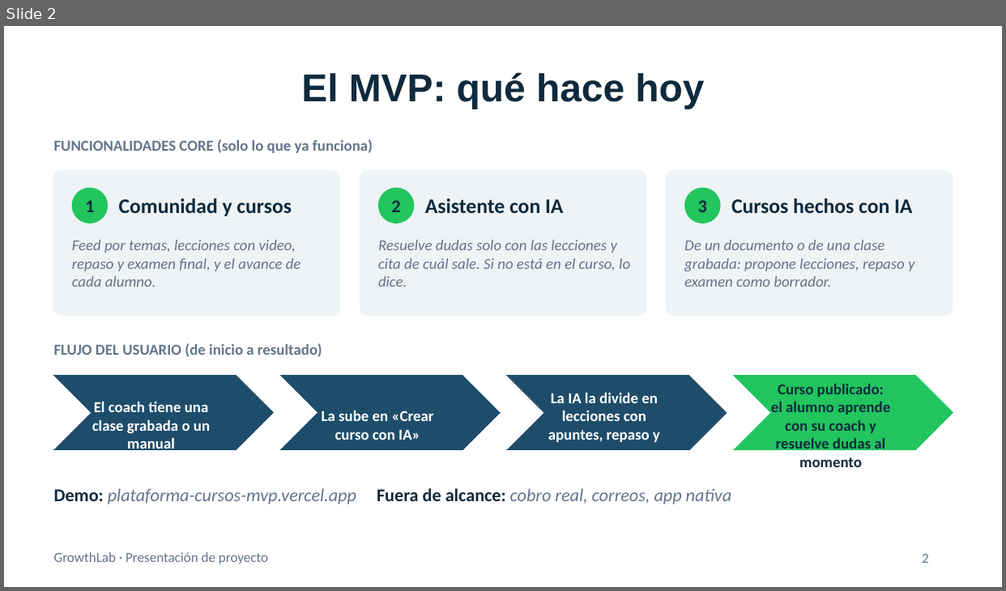
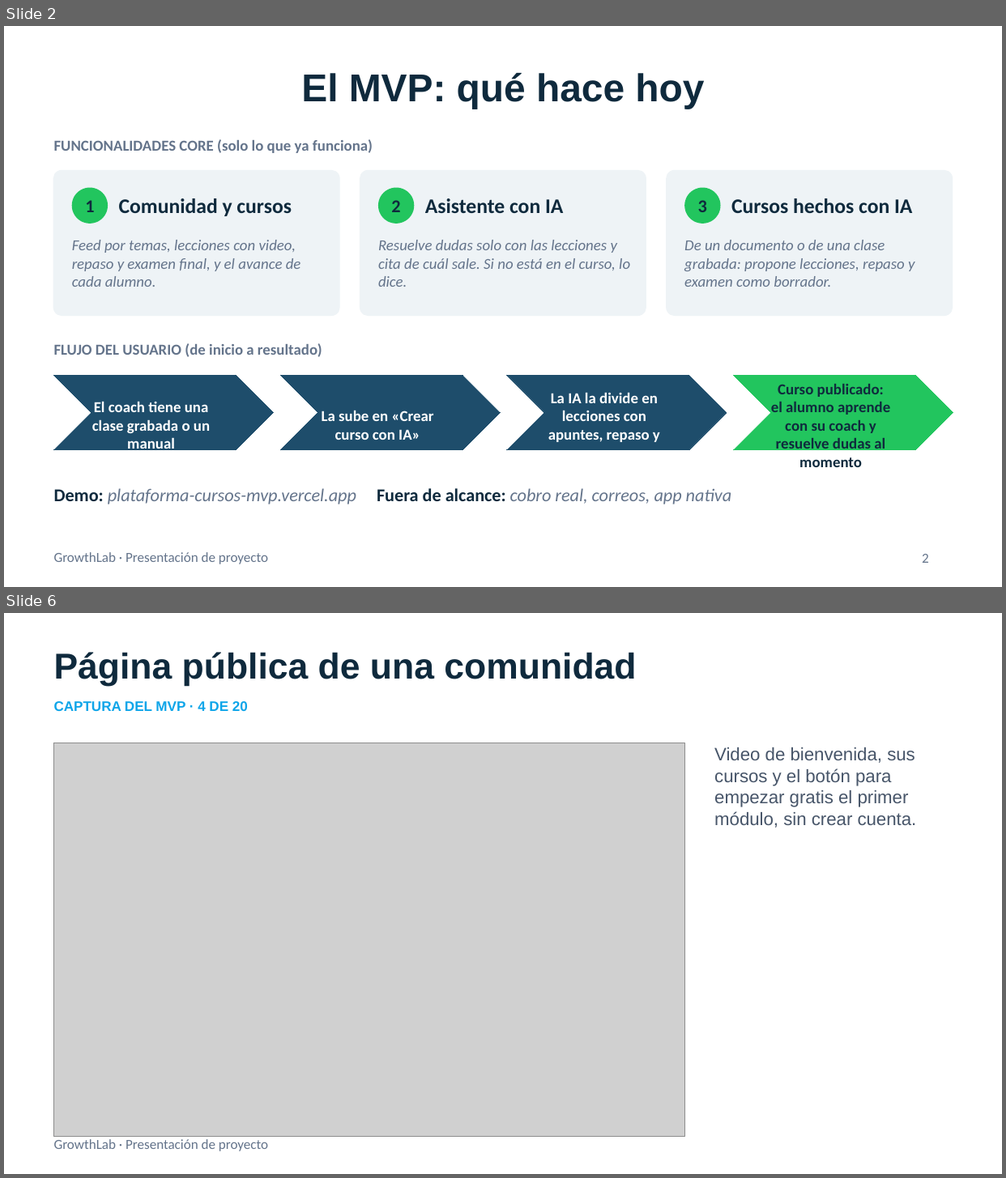
Before and after one commit to 3tted/plataforma-cursos-mvp, a slide deck: docs/Presentacion-GrowthLab-Merkatics.pptx. Shown one above the other, each under a label of ours: slide 2 before the commit, slides 2 and 6 after it; the slides between them are not shown. The pictures are 1006x591 and 1006x1178 pixels, drawn with LibreOffice and Linux fonts; fonts in the diff are those of the drawing; grey boxes stand for pictures. Boxes give left, top, right and bottom in pixels: in the first picture for what was removed or moved away, otherwise in the second. Text is boxed around its words. In the diff, an @@ line names an element or a change of style, - is before the commit and + after.

```diff
--- a/docs/Presentacion-GrowthLab-Merkatics.pptx
+++ b/docs/Presentacion-GrowthLab-Merkatics.pptx
@@ slide 6 added at <box>4,613,1002,1174</box>, background #FFFFFF; not listed: 1 template element that a slide beside it also shows @@
@@ text added at <box>54,652,636,686</box>, 26 pt, text #0F2A3D, bold @@
+Página pública de una comunidad
@@ text added at <box>54,701,248,711</box>, 10 pt, text #0EA5E9, bold @@
+CAPTURA DEL MVP · 4 DE 20
@@ picture added at <box>54,743,684,1137</box> @@
@@ text added at <box>714,747,917,828</box>, 13 pt, text #475569 @@
+Video de bienvenida, sus cursos y el botón para empezar gratis el primer módulo, sin crear cuenta.
```
Also in this commit, not shown: 1 slide changed, 19 other slides added.
